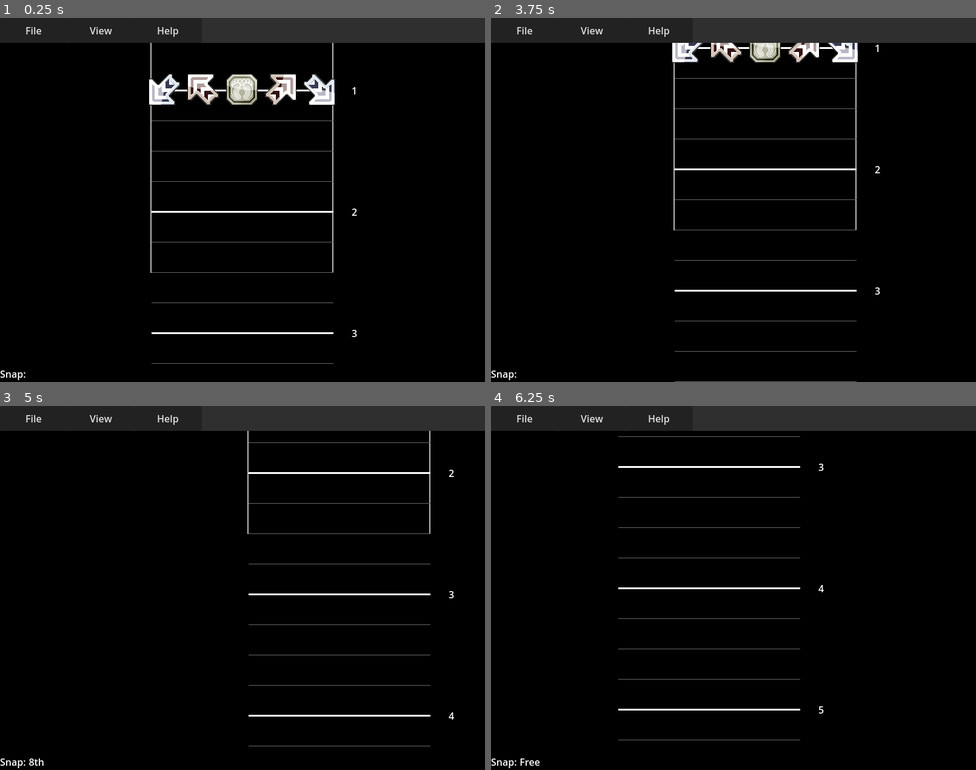
Above: before the commit, frames 1-4 (two rows, left to right).
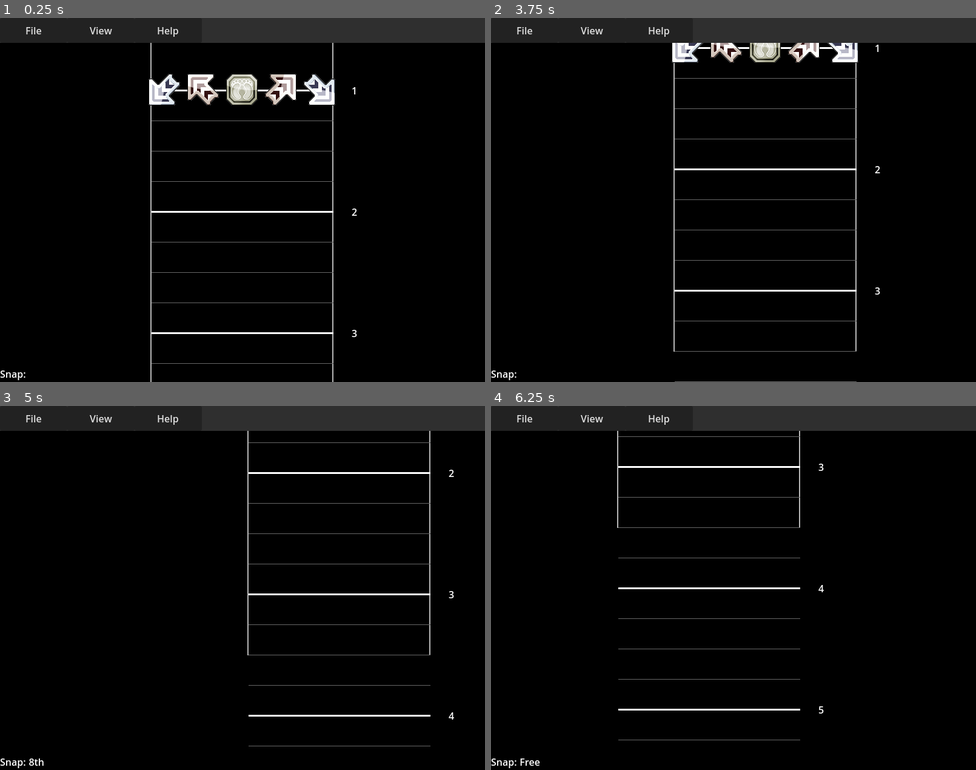
Above: after the commit, the same moments.

Repository: snil4/StepEditor
Game: Godot game, scene res://Scenes/Main.tscn
The game is run twice, just before and just after one commit, with the same random seed, the same clock (stepped at 60 frames per second) and the same inputs.
Inputs (mouse positions are in pixels of both pictures, inside the frame that each line leads up to):
- Up to frame 1 (0.25 s): no input
- Up to frame 2 (3.75 s): click "File" at 0.5 s; click "View" at 1.25 s; click "Help" at 2 s; tap Enter at 2.75 s; move the mouse to (840, 181) at 2.77 s; hold Right (Snap_Up) 2.78-3.5 s; hold Space (play) 2.78-3.5 s; click (840, 181) at 2.92 s; drag from (636, 218) to (733, 90) at 3.52 s
- Up to frame 3 (5 s): tap Enter at 4.25 s; move the mouse to (291, 507) at 4.27 s; hold Right (Snap_Up) from 4.28 s (still down); hold Space (play) from 4.28 s (still down); tap 0 (Insert_10) at 4.35 s
- Up to frame 4 (6.25 s): release Right (Snap_Up) at 5 s; release Space (play) at 5 s; drag from (709, 660) to (588, 533) at 5.02 s; tap Enter at 5.75 s; move the mouse to (879, 642) at 5.77 s; hold Left (Snap_Down) from 5.78 s (still down); hold Space (play) from 5.78 s (still down); tap 3 (Insert_3) at 5.85 s

The runs differ from the first frame. In frame 1, 0.1% of the frame differs, in the area x 31-69%, y 70-100%; in frame 2, 0.2%, in the area x 37-76%, y 58-92%; in frame 3, 0.2%; in frame 4, 0.1%.

Commit message:
Mobile fixes and recents save
Disabled hidpi mode and work on load recents button

Diff:
--- a/Scenes/Main.tscn
+++ b/Scenes/Main.tscn
@@ -51,6 +51,7 @@
 
 [node name="Main" type="Control"]
 clip_contents = true
+layout_direction = 2
 layout_mode = 3
 anchors_preset = 15
 anchor_right = 1.0
@@ -68,22 +69,21 @@
 
 [node name="MenuBar" type="MenuBar" parent="."]
 z_index = 1
+layout_direction = 2
 layout_mode = 1
+auto_translate = false
+
+[node name="ColorRect" type="ColorRect" parent="MenuBar"]
+layout_mode = 0
 offset_right = 576.0
 offset_bottom = 41.0
-start_index = 1
-
-[node name="ColorRect" type="ColorRect" parent="MenuBar"]
-layout_mode = 0
-offset_right = 576.0
-offset_bottom = 41.0
 color = Color(0.184314, 0.184314, 0.184314, 1)
 
 [node name="FileMenu" type="MenuButton" parent="MenuBar"]
 layout_mode = 0
 offset_right = 111.0
 offset_bottom = 41.0
-theme = SubResource("Theme_uoqn6")
+theme = SubResource("Theme_jx621")
 text = "File"
 flat = false
 switch_on_hover = true
--- a/Scripts/Editor.gd
+++ b/Scripts/Editor.gd
@@ -79,8 +79,8 @@
 	background_node.set_size(window_size)
 	area2d_node.scale = note_scale
 
-	left_line_node.points[1].y = window_size.y
-	right_line_node.points[1].y = window_size.y
+	left_line_node.points[1].y = window_size.y + 200
+	right_line_node.points[1].y = window_size.y + 200
 
 	# Scale the size of the arrows to not be bigger than the screen borders
 	if window_size.x < area2d_node.scale.x * 500:
--- a/Scripts/Main.gd
+++ b/Scripts/Main.gd
@@ -39,17 +39,17 @@
 # Called when the node enters the scene tree for the first time.
 func _ready():
 
-	if DisplayServer.screen_get_dpi() > 120:
-		get_tree().root.content_scale_factor = DisplayServer.screen_get_dpi() / 120.0
+	# if DisplayServer.screen_get_dpi() > 120:
+	# 	get_tree().root.content_scale_factor = DisplayServer.screen_get_dpi() / 120.0
 
-		editor_node.initial_height *= DisplayServer.screen_get_dpi() / (120.0 * 3)
-		editor_node.area2d_x_div = DisplayServer.screen_get_dpi() / 60.0
+	# 	editor_node.initial_height *= DisplayServer.screen_get_dpi() / (120.0 * 3)
+	# 	editor_node.area2d_x_div = DisplayServer.screen_get_dpi() / 60.0
 
-		get_tree().root.get_window().size *= DisplayServer.screen_get_dpi() / 120.0
-		get_tree().root.get_window().position = Vector2(DisplayServer.screen_get_size().x /
-														(DisplayServer.screen_get_dpi() / 50.0),
-														DisplayServer.screen_get_size().y /
-														(DisplayServer.screen_get_dpi() / 50.0))
+	# 	get_tree().root.get_window().size *= DisplayServer.screen_get_dpi() / 120.0
+	# 	get_tree().root.get_window().position = Vector2(DisplayServer.screen_get_size().x /
+	# 													(DisplayServer.screen_get_dpi() / 50.0),
+	# 													DisplayServer.screen_get_size().y /
+	# 													(DisplayServer.screen_get_dpi() / 50.0))
 
 	get_tree().get_root().size_changed.connect(Callable(self, "change_window"))
 	parser_node.bpm_changed.connect(Callable(self, "set_bpm"))
--- a/Scripts/Menus/FileMenu.gd
+++ b/Scripts/Menus/FileMenu.gd
@@ -36,50 +36,52 @@
 # 	pass
 
 
-func add_recent(path: String):
+func save_recent(path: String):
 
-	for i in range(recent_amount,0,-1):
-		files[i] = files[i - 1]
+	var line_num = 0
+	var recent_array = []
+	var found = false
 
-	files[0] = path
-	save_recent()
+	if not(FileAccess.file_exists("user://recents.save")):
+		var new_file = FileAccess.open("user://recents.save", FileAccess.WRITE)
+		new_file.store_line(path)
+		new_file.close()
+		return
 
+	var save_read = FileAccess.open("user://recents.save", FileAccess.READ)
 
-func save_recent():
+	while not(save_read.eof_reached()) and line_num < recent_amount: # iterate through all lines until the end of file is reached
 
-	var save_game = FileAccess.open("user://recents.save", FileAccess.WRITE)
-	var save_dict = {
-		"files" : files
-    }
+		var line = save_read.get_line()
+		line_num += 1
 
-	# JSON provides a static method to serialized JSON string.
-	var json_string = JSON.stringify(save_dict)
+		if line == path:
+			found = true
 
-	# Store the save dictionary as a new line in the save file.
-	save_game.store_line(json_string)
-	save_game.close()
+		else:
+			recent_array.append(line)
+
+	save_read.close()
+
+	if found:
+		var new_file = FileAccess.open("user://recents.save", FileAccess.WRITE)
+		new_file.store_line(path)
+
+		for recent in recent_array:
+			new_file.store_line(recent)
+
+		new_file.close()
 
 
 func load_recent():
 
-	var save_game = FileAccess.open("user://recents.save", FileAccess.WRITE)
+	if not(FileAccess.file_exists("user://recents.save")):
+		return
 
-	while save_game.get_position() < save_game.get_length():
-		var json_string = save_game.get_line()
+	var save_game = FileAccess.open("user://recents.save", FileAccess.READ)
 
-		# Creates the helper class to interact with JSON
-		var json = JSON.new()
+	while not save_game.eof_reached(): # iterate through all lines until the end of file is reached
+		var line = save_game.get_line()
 
-		# Check if there is any error while parsing the JSON string, skip in case of failure
-		var parse_result = json.parse(json_string)
-		if not parse_result == OK:
-			print("JSON Parse Error: ", json.get_error_message(), " in ", json_string, " at line ", json.get_error_line())
-			continue
-
-		# Get the data from the JSON object
-		var node_data = json.get_data()
-
-		# Firstly, we need to create the object and add it to the tree and set its position.
-		files = node_data["files"]
 
 	save_game.close()
--- a/project.godot
+++ b/project.godot
@@ -19,6 +19,7 @@
 
 window/size/viewport_width=800
 window/size/viewport_height=600
+window/dpi/allow_hidpi=false
 window/handheld/orientation=1
 
 [dotnet]
Not shown: 1 places in Scenes/Main.tscn that only renumber resources
Not shown, changed: .DS_Store
Not shown, changed: .gitignore
